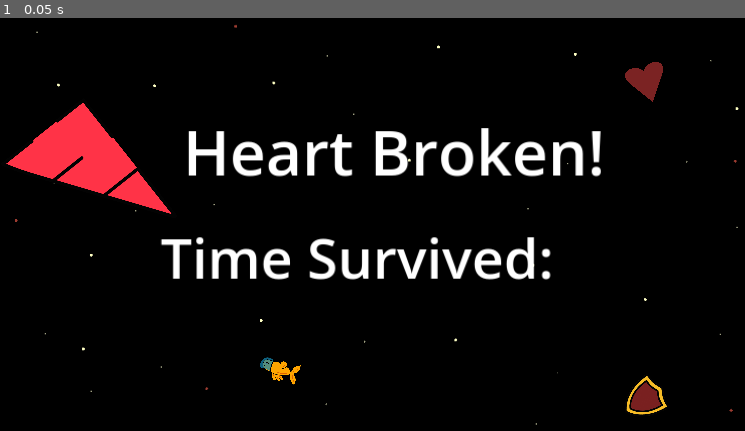
Above: before the commit, frame 1.
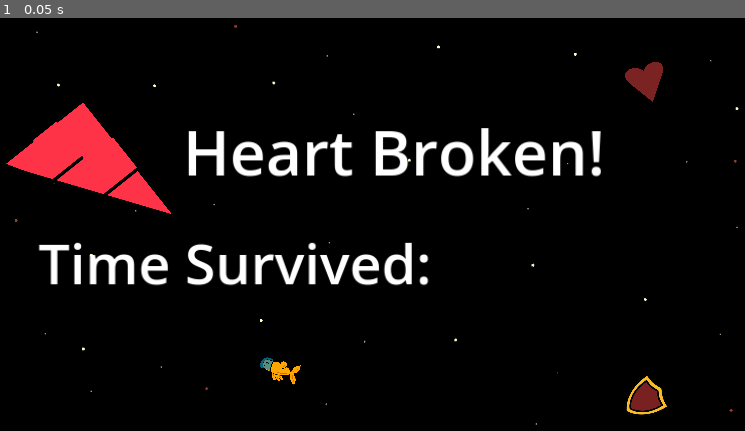
Above: after the commit, the same moment.

Repository: BreannaBre/GodotProject
Game: Godot game, scene res://scenes/game_over_screen.tscn
Same seed, same stepped clock (60 frames per second), same inputs: the game is played once before the commit and once after it. This scene is started directly instead of the project's main scene.
Inputs:
- Up to frame 1 (0.05 s): no input

The runs differ from the first frame. In frame 1, 3.5% of the frame differs, in the area x 5-74%, y 53-65%.

Commit message:
How to play page updated

Diff:
--- a/scenes/game_over_screen.tscn
+++ b/scenes/game_over_screen.tscn
@@ -50,9 +50,9 @@
 text = "Heart Broken!"
 
 [node name="FinalScore" type="Label" parent="."]
-offset_left = 240.0
-offset_top = 304.0
-offset_right = 918.0
-offset_bottom = 414.0
+offset_left = 64.0
+offset_top = 312.0
+offset_right = 1076.0
+offset_bottom = 422.0
 theme_override_font_sizes/font_size = 80
-text = "Time Survived: 80"
+text = "Time Survived: 80 seconds"
--- a/scenes/title_screen.tscn
+++ b/scenes/title_screen.tscn
@@ -18,7 +18,12 @@
 [ext_resource type="Texture2D" uid="uid://b5ya32qlvrwmo" path="res://assets/orange_planet_frames/orange_planet_frame0005.png" id="16_v702j"]
 [ext_resource type="Texture2D" uid="uid://b7fdii3ek7vyf" path="res://assets/orange_planet_frames/orange_planet_frame0006.png" id="17_hio3u"]
 [ext_resource type="Texture2D" uid="uid://b8eerk4g2c7c8" path="res://assets/orange_planet_frames/orange_planet_frame0007.png" id="18_mabck"]
+[ext_resource type="Texture2D" uid="uid://imbgo6yp3fvw" path="res://assets/misc/bow_charging.svg" id="19_2r6gp"]
 [ext_resource type="AudioStream" uid="uid://ds5f6s628lyk4" path="res://assets/menu_music.wav" id="19_y0s31"]
+[ext_resource type="Texture2D" uid="uid://ciamveix6nf4j" path="res://assets/misc/bow_ready.svg" id="20_0sjks"]
+[ext_resource type="Texture2D" uid="uid://cshiip1indddc" path="res://assets/misc/shield_ready.svg" id="21_yxnwm"]
+[ext_resource type="Texture2D" uid="uid://b6l5ks2p5r2qk" path="res://assets/misc/shield_charging.svg" id="22_4tugg"]
+[ext_resource type="Texture2D" uid="uid://djgjcuaahhrfm" path="res://assets/rooms/heart_ship_core.svg" id="23_x5pyo"]
 
 [sub_resource type="SpriteFrames" id="SpriteFrames_5ao57"]
 animations = [{
@@ -322,7 +327,7 @@
 
 You have limited power to divert to your guns and shields. Choose Wisely!
 
-Pieces may pop off over time. While one player drags it back into place, the other can hold repair to reattach it.
+Pieces may pop off over time. While one player drags it back into place, the other can hold (repair) to reattach it.
 
 Keep your core room alive! You can lose other rooms, but it's game over if your core runs out of health."
 
@@ -335,6 +340,49 @@
 theme_override_font_sizes/font_size = 70
 text = "Close"
 
+[node name="Shield and gun example" type="Control" parent="HowToPlayPage"]
+anchors_preset = 0
+offset_right = 40.0
+offset_bottom = 40.0
+
+[node name="Gun" type="Sprite2D" parent="HowToPlayPage/Shield and gun example"]
+position = Vector2(872, 40)
+scale = Vector2(0.25, 0.25)
+texture = ExtResource("19_2r6gp")
+
+[node name="GunNotPowered" type="Sprite2D" parent="HowToPlayPage/Shield and gun example"]
+position = Vector2(976, 40)
+scale = Vector2(0.25, 0.25)
+texture = ExtResource("20_0sjks")
+
+[node name="GunAndShieldDesc" type="RichTextLabel" parent="HowToPlayPage/Shield and gun example"]
+layout_mode = 0
+offset_left = 808.0
+offset_top = 104.0
+offset_right = 1064.0
+offset_bottom = 392.0
+text = "If the bow symbol is drawn back, that means the weapon has power.
+
+
+
+
+The same is true when the shield is filled in."
+
+[node name="Shield" type="Sprite2D" parent="HowToPlayPage/Shield and gun example"]
+position = Vector2(976, 222)
+scale = Vector2(0.25, 0.25)
+texture = ExtResource("21_yxnwm")
+
+[node name="ShieldNotPowered" type="Sprite2D" parent="HowToPlayPage/Shield and gun example"]
+position = Vector2(872, 222)
+scale = Vector2(0.25, 0.25)
+texture = ExtResource("22_4tugg")
+
+[node name="CoreRoom" type="Sprite2D" parent="HowToPlayPage"]
+position = Vector2(577, 432)
+scale = Vector2(0.18431, 0.18431)
+texture = ExtResource("23_x5pyo")
+
 [node name="AudioStreamPlayer" type="AudioStreamPlayer" parent="."]
 stream = ExtResource("19_y0s31")
 autoplay = true
--- a/src/game_over_process.gd
+++ b/src/game_over_process.gd
@@ -9,4 +9,4 @@
 
 func set_time(value: float) -> void:
 	timer = value
-	label.text = "Time Survived: " + str(value)
+	label.text = "Time Survived: " + str(value) + " seconds"
Not shown: 1 places in scenes/title_screen.tscn that only renumber resources
